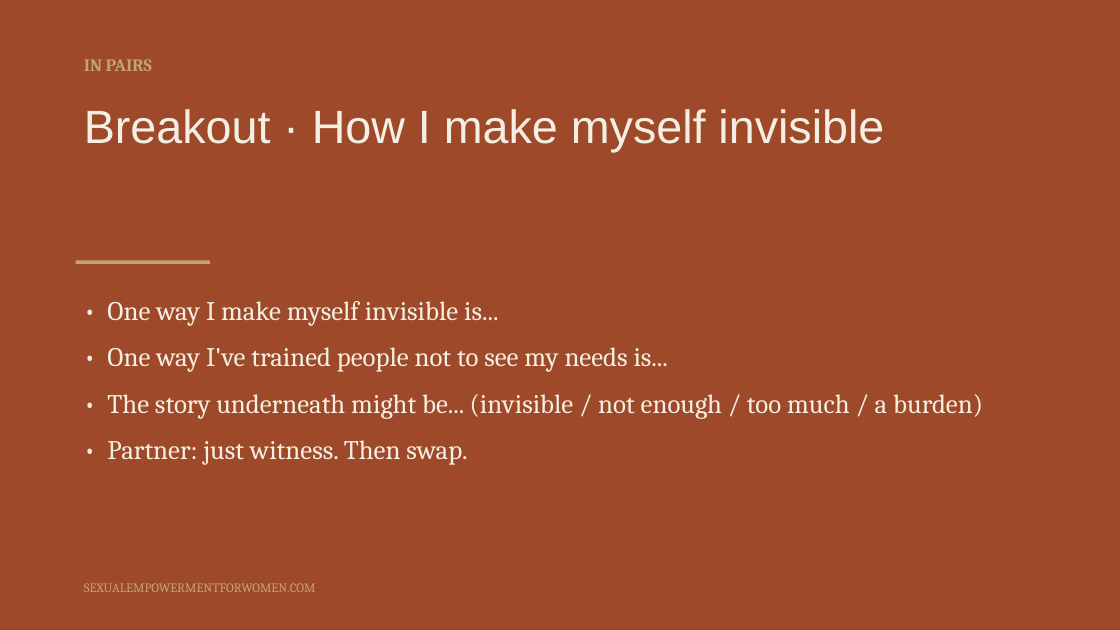
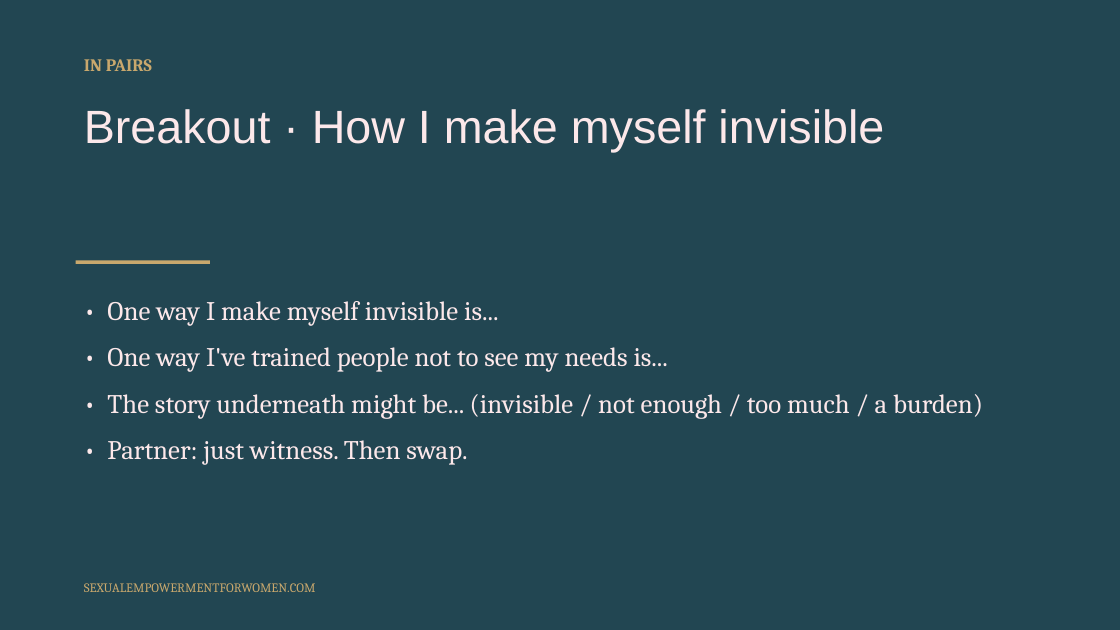
Before and after one commit to tarisha-starr/GitHub-folder, a slide deck: slide 12 of content/sessions/slides/Session-1-Coming-Home-to-Yourself.pptx. Drawn at 1120x630 pixels with LibreOffice and Linux fonts; fonts in the diff are those of the drawing. Boxes give left, top, right and bottom in pixels: in the first picture for what was removed or moved away, otherwise in the second. Text is boxed around its words. In the diff, an @@ line names an element or a change of style, - is before the commit and + after.

```diff
--- a/content/sessions/slides/Session-1-Coming-Home-to-Yourself.pptx
+++ b/content/sessions/slides/Session-1-Coming-Home-to-Yourself.pptx
@@ background #9E4A2A to #224652 @@
@@ text "IN PAIRS" at [84, 59, 152, 71]: text colour #C2A46D to #C9A86D @@
@@ text "Breakout · How I make ..." at [84, 109, 884, 152]: text colour #F5EFE3 to #FCE8EA @@
@@ rectangle at [76, 260, 210, 264]: fill #C2A46D to #C9A86D @@
@@ text "• One way I make ..." at [107, 301, 983, 465]: text colour #F5EFE3 to #FCE8EA @@
@@ text "SEXUALEMPOWERMENTFORWOMEN.COM" at [84, 583, 316, 592]: text colour #C2A46D to #C9A86D @@
```
Also in this commit, not shown: 21 other slides changed, 9 other files.
